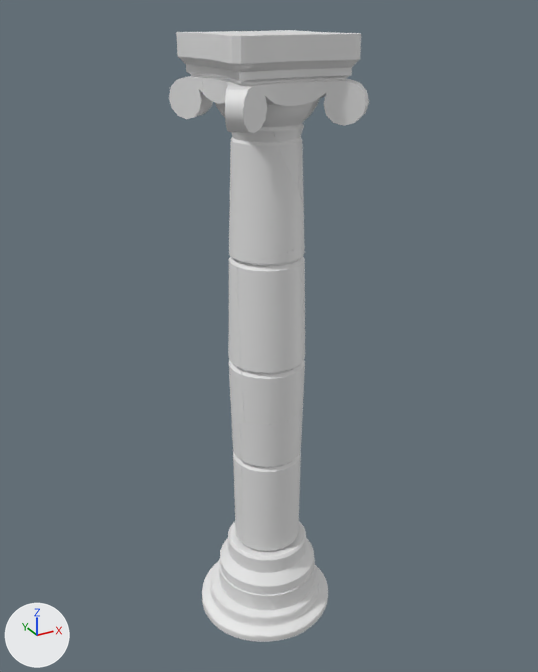
What one commit did to the FBX model Fbx files/Pillar1 Greek_Prop.fbx.
Camera for both pictures: a 50 mm lens placed at (-3.78, -7.04, 7.26), pointed at (0.11, 0.04, 3.72). Every picture has the same lights, and +X, +Y and +Z are marked at lower left. The older version comes first. Where no turn or scale is listed for an object, it has been applied to the vertices.

Names of what the first picture shows: 'Pillar1 Greek_Pieces.001', 'Pillar1 Greek_Pieces.002', 'Pillar1 Greek_Pieces.003', 'Pillar1 Greek_Pieces.005', 'Pillar1 Greek_Pieces.007', 'Pillar1 Greek_Pieces.011', 'Pillar1 Greek_Pieces.013', 'Pillar1 Greek_Pieces.014', 'Pillar1 Greek_Pieces.018', 'Pillar1 Greek_Pieces.019', 'Pillar1 Greek_Pieces.020', 'PillarBase1' and 5 more.
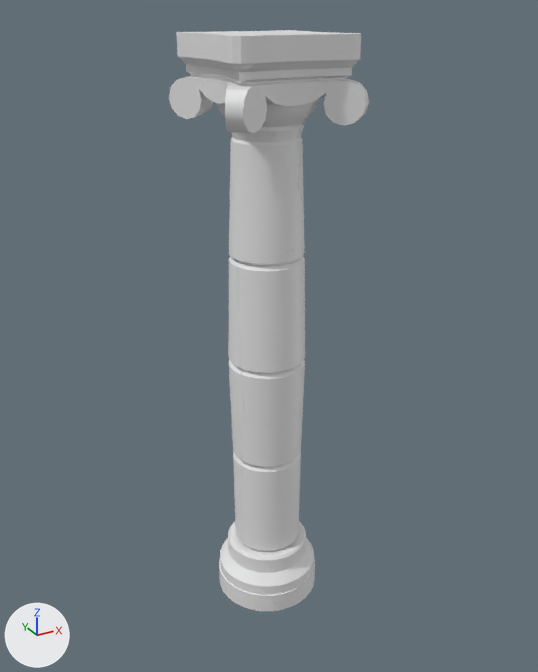
Edits to the bpy script that builds the scene:
```text
Remove ob_pillarbase1:
    ob_pillarbase1 = bpy.data.objects.new('PillarBase1', me_podstawa_kolumny_column_base_0_001)
    ob_pillarbase1.location = (0.0, 0.0, 0.0)
```

Location of each change, (x1, y1, x2, y2) in pixels of the pictures (538 x 672 px):
'PillarBase1', deleted: before (202, 560, 328, 642)
